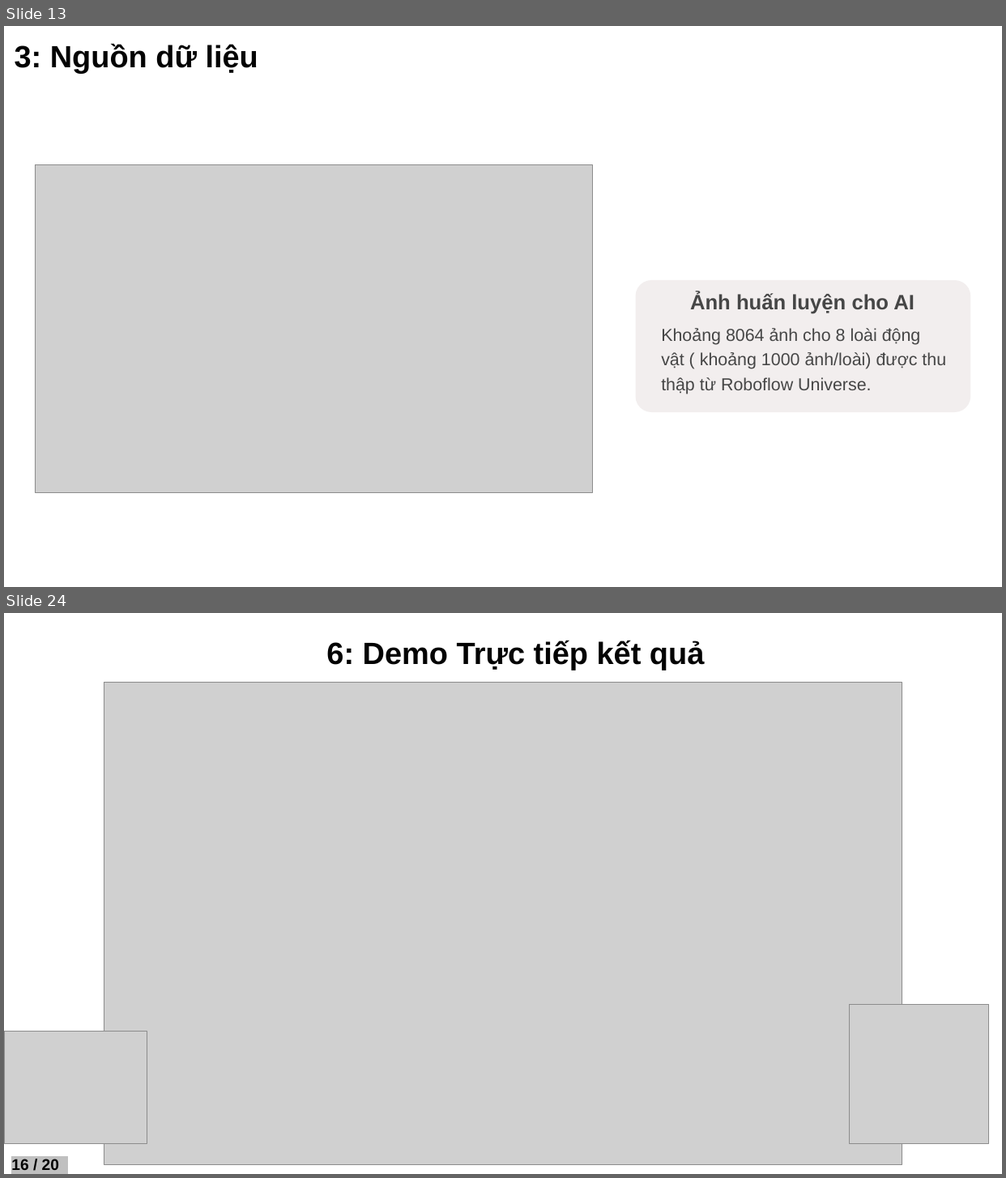
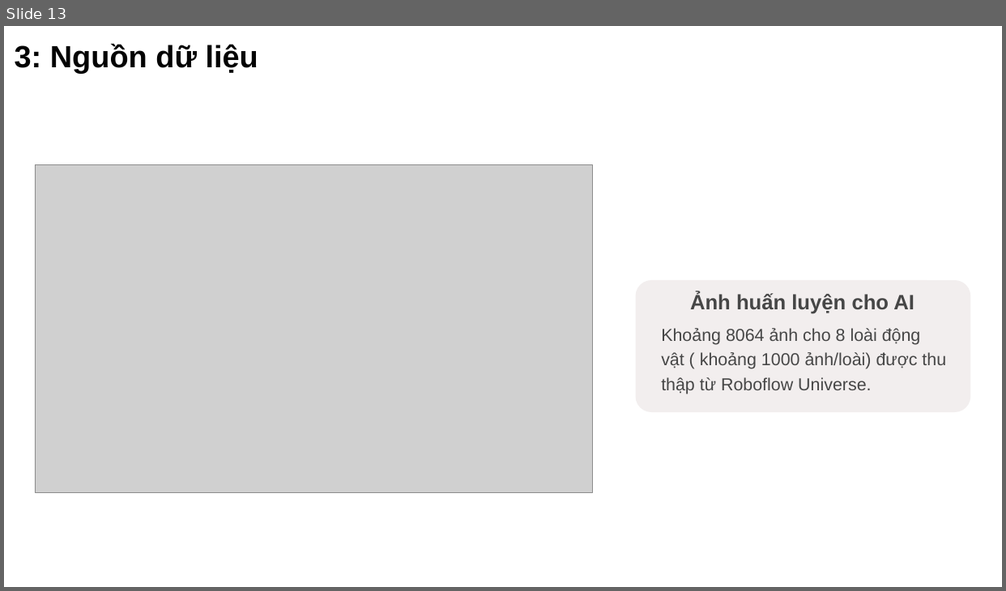
Before and after one commit to NguyenTAnh2005/IntelligentSystem_Vu_Hai_Anh, a slide deck: final_project/reports/Bao_Cao/baocao.pptx. Shown one above the other, each under a label of ours: slides 13 and 24 before the commit, slide 13 after it; the slides between them are not shown. The pictures are 1006x1178 and 1006x591 pixels, drawn with LibreOffice and Linux fonts; fonts in the diff are those of the drawing; grey boxes stand for pictures; background and template pictures are left out. Boxes give left, top, right and bottom in pixels: in the first picture for what was removed or moved away, otherwise in the second. Text is boxed around its words. In the diff, an @@ line names an element or a change of style, - is before the commit and + after.

```diff
--- a/final_project/reports/Bao_Cao/baocao.pptx
+++ b/final_project/reports/Bao_Cao/baocao.pptx
@@ slide 24 removed at (4,613,1002,1174), background #000000; not listed: 1 template element that a slide beside it also shows @@
@@ text removed at (326,640,704,670) @@
-6: Demo Trực tiếp kết quả
@@ picture removed at (104,682,901,1165) @@
@@ picture removed at (849,1004,989,1144) @@
@@ picture removed at (4,1032,147,1144) @@
@@ text removed at (11,1159,59,1170) @@
-16 / 20
```
Also in this commit, not shown: 7 slides changed, 27 slides added, 13 other slides removed, 2 other files.
